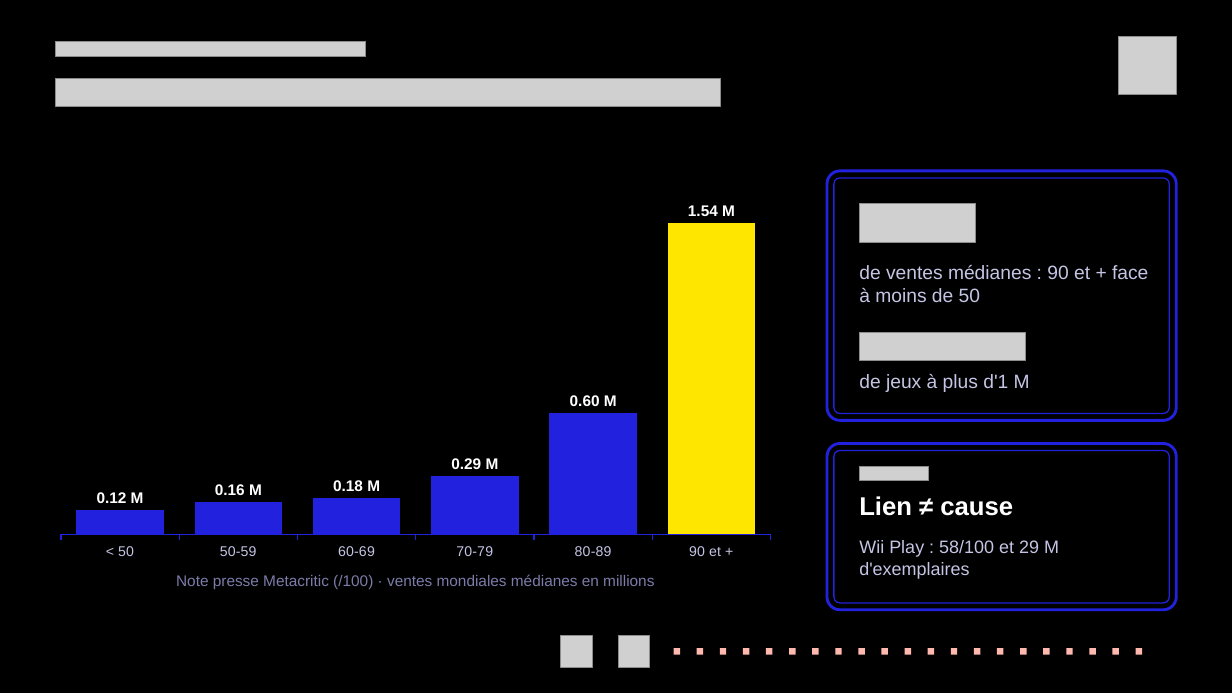
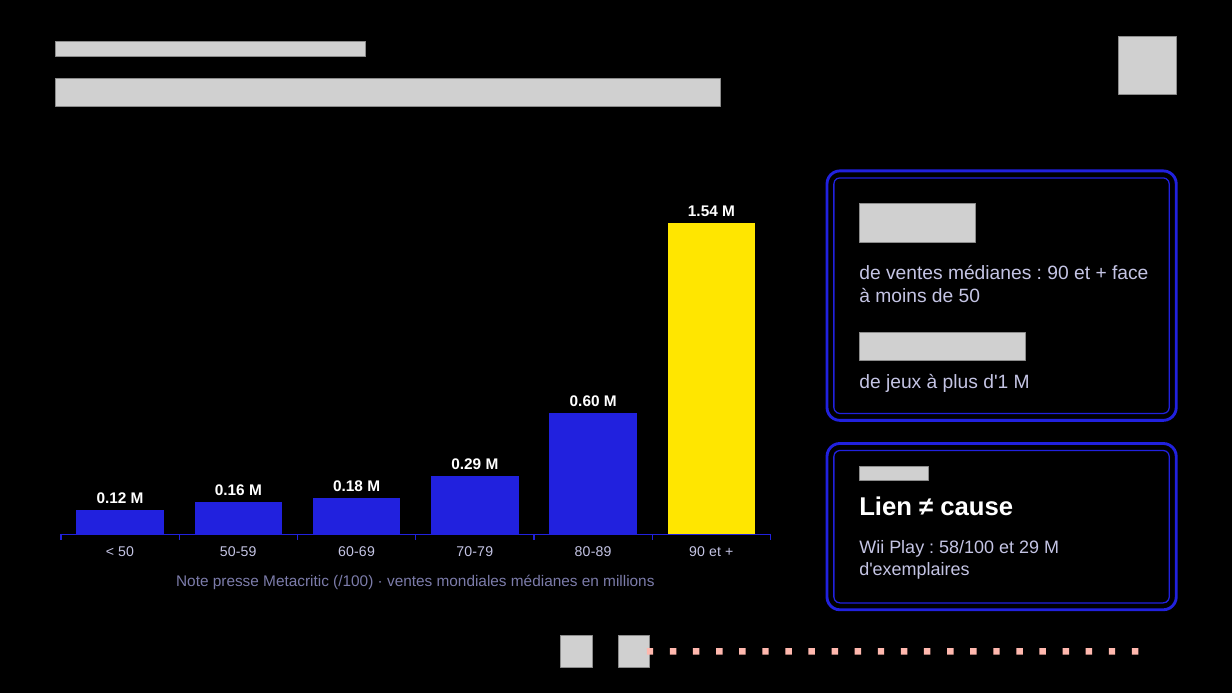
Before and after one commit to BOUADEIKHEIREDDINE/vgsales-data-wrangling, a slide deck: slide 12 of presentation/BDD2_metacritic_pacman.pptx. Drawn at 1232x693 pixels with LibreOffice and Linux fonts; fonts in the diff are those of the drawing; grey boxes stand for pictures; background and template pictures are left out. Boxes give left, top, right and bottom in pixels: in the first picture for what was removed or moved away, otherwise in the second. Text is boxed around its words. In the diff, an @@ line names an element or a change of style, - is before the commit and + after.

```diff
--- a/presentation/BDD2_metacritic_pacman.pptx
+++ b/presentation/BDD2_metacritic_pacman.pptx
@@ 21 rectangles moved together from (x1=674, y1=648, x2=1142, y2=654) to (x1=647, y1=648, x2=1116, y2=654) @@
@@ rectangle added at (x1=1132, y1=648, x2=1139, y2=654), fill #FFB8AE @@
```
Also in this commit, not shown: 19 other slides changed, 3 other files.
